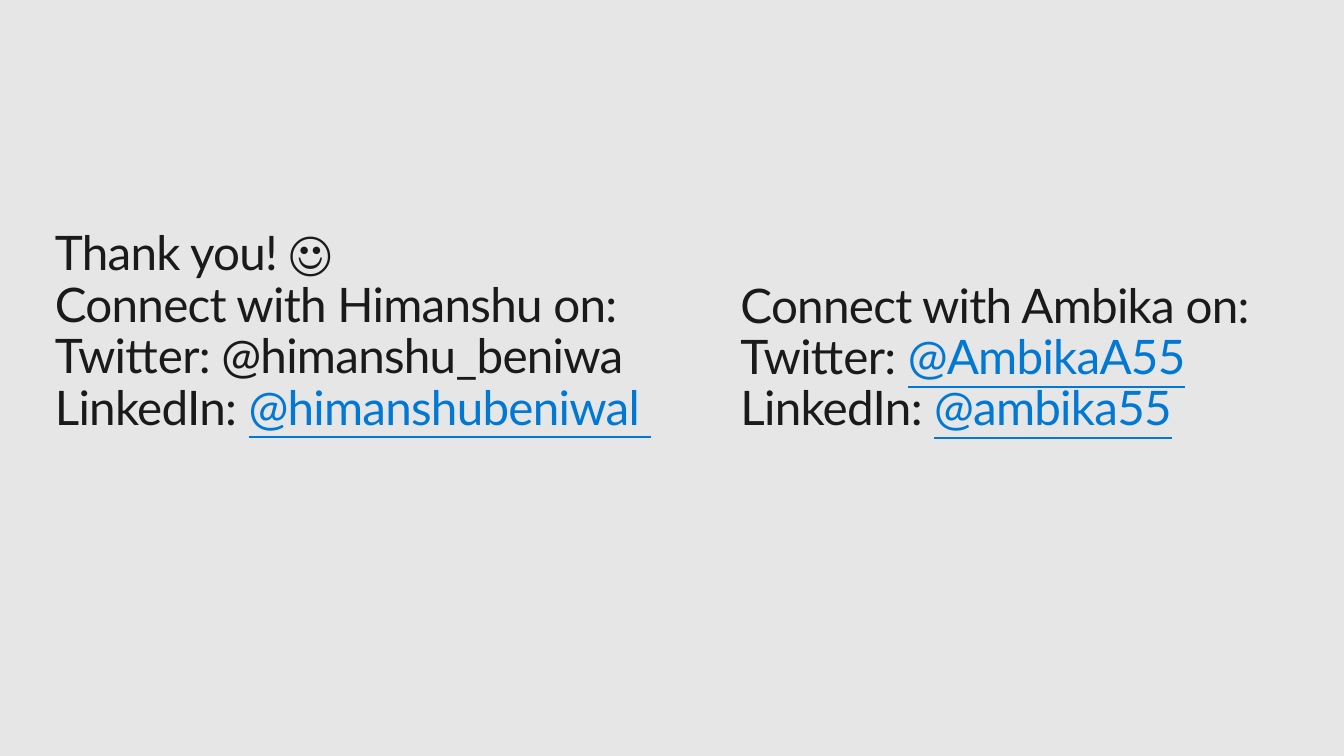
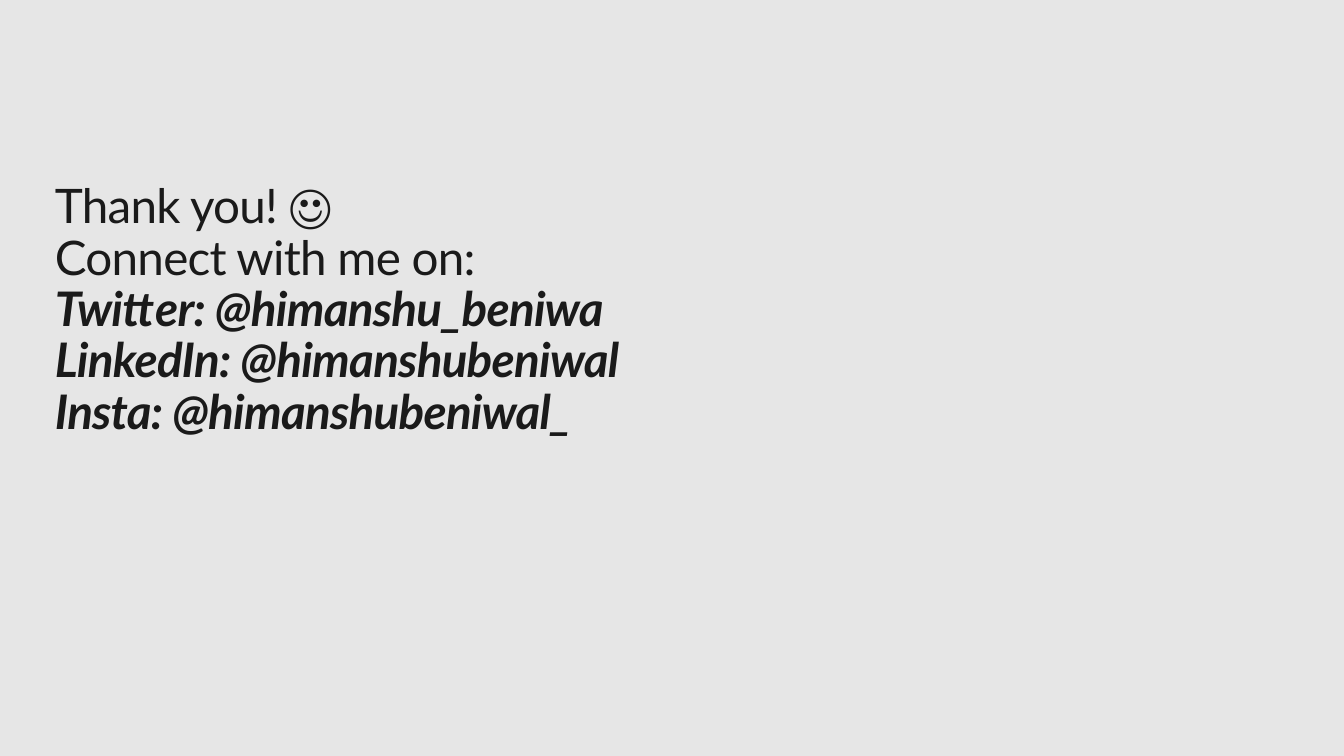
Before and after one commit to himanshubeniwal/Sessions, a slide deck: slide 39 of Final_forDSandML.pptx (slide 40 before the commit). Drawn at 1344x756 pixels with LibreOffice and Linux fonts; fonts in the diff are those of the drawing; background and template pictures are left out. Boxes give left, top, right and bottom in pixels: in the first picture for what was removed or moved away, otherwise in the second. Text is boxed around its words. In the diff, an @@ line names an element or a change of style, - is before the commit and + after.

```diff
--- a/Final_forDSandML.pptx
+++ b/Final_forDSandML.pptx
@@ title at <box>55,188,619,436</box>: text changed; bold on; italic on @@
-Thank you! ☺
-Connect with Himanshu on:
-Twitter: @himanshu_beniwa
-LinkedIn: @himanshubeniwal
+Thank you! ☺
+Connect with me on:
+Twitter: @himanshu_beniwa
+LinkedIn: @himanshubeniwal
+Insta: @himanshubeniwal_
@@ text removed at <box>740,288,1250,431</box> @@
-Connect with Ambika on:
-Twitter: @AmbikaA55
-LinkedIn: @ambika55
```
Also in this commit, not shown: 4 other slides changed, 2 slides added, 3 slides removed, 1 other file.
